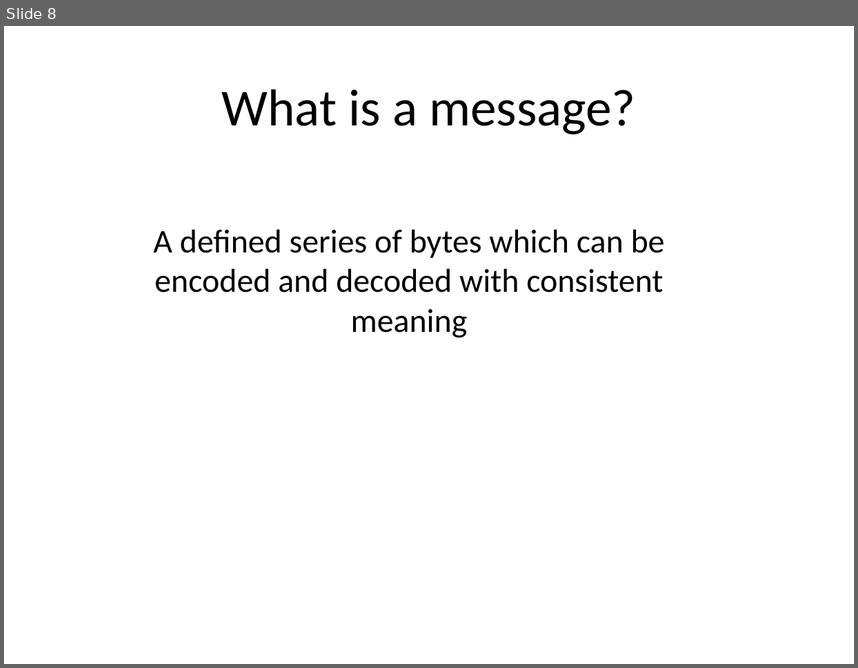
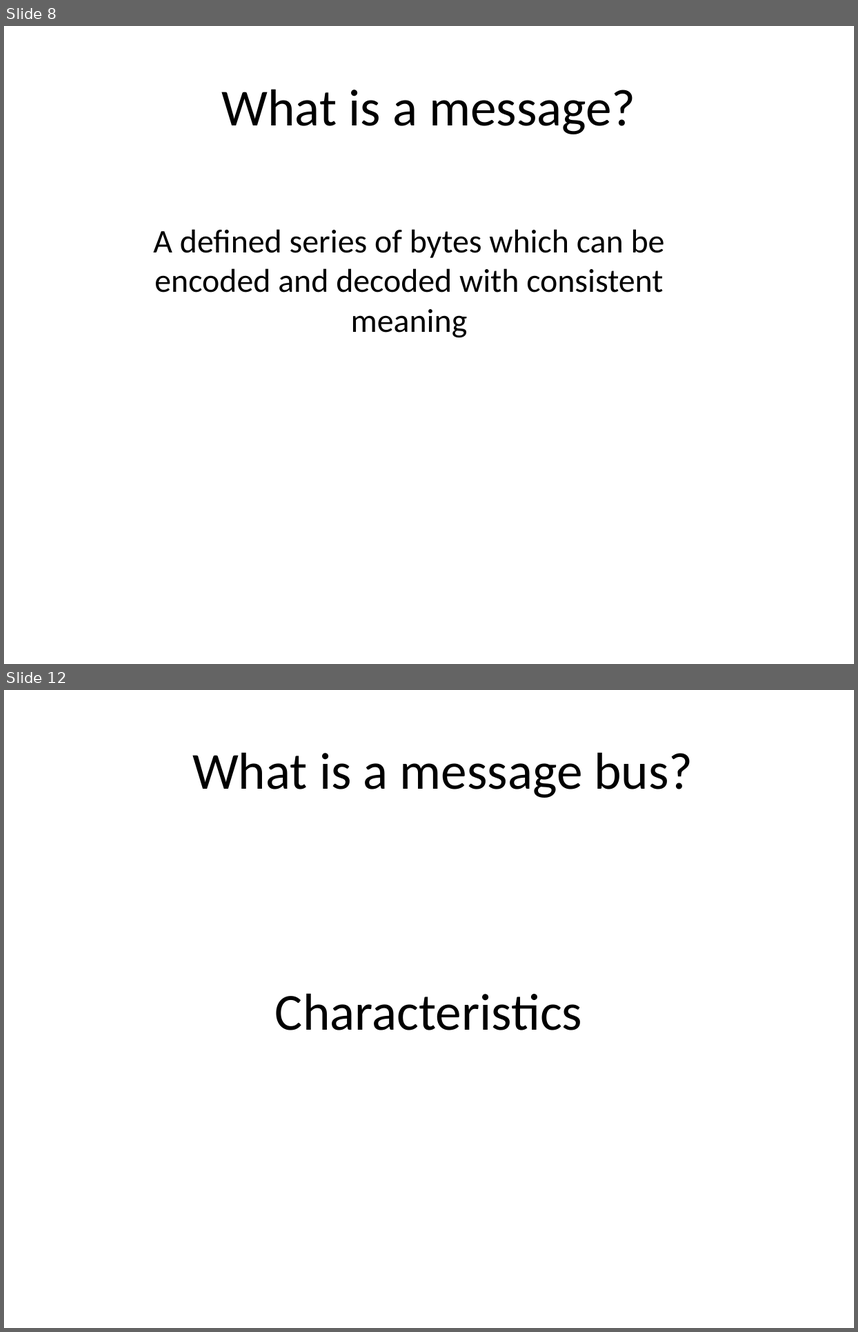
Before and after one commit to meadoch1/practical_messaging, a slide deck: Practical Messaging.pptx. Shown one above the other, each under a label of ours: slide 8 before the commit, slides 8 and 12 after it; the slides between them are not shown. The pictures are 858x668 and 858x1332 pixels, drawn with LibreOffice and Linux fonts; fonts in the diff are those of the drawing. Boxes give left, top, right and bottom in pixels: in the first picture for what was removed or moved away, otherwise in the second. Text is boxed around its words. In the diff, an @@ line names an element or a change of style, - is before the commit and + after.

```diff
--- a/Practical Messaging.pptx
+++ b/Practical Messaging.pptx
@@ slide 12 added at (x1=4, y1=690, x2=854, y2=1328), background #FFFFFF @@
@@ text added at (x1=192, y1=752, x2=693, y2=798), 44 pt, text #000000 @@
+What is a message bus?
@@ title added at (x1=275, y1=993, x2=582, y2=1030), 44 pt, text #000000 @@
+Characteristics
```
Also in this commit, not shown: 24 slides changed, 6 other slides added, 1 other file.
